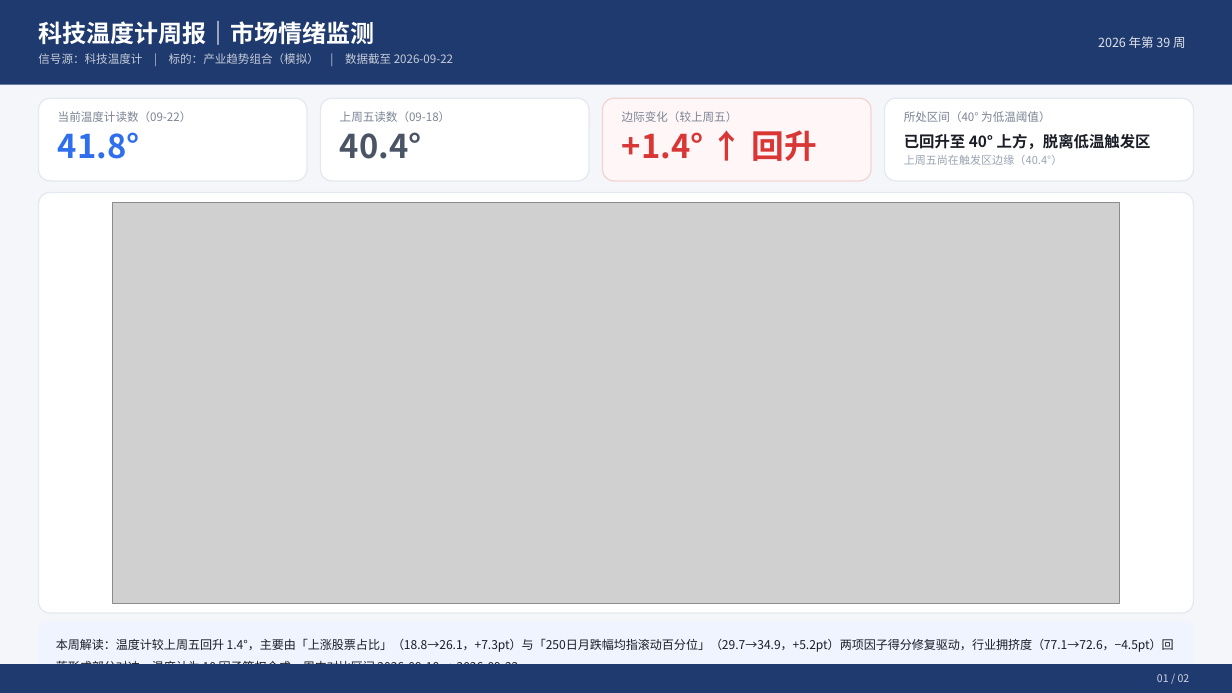
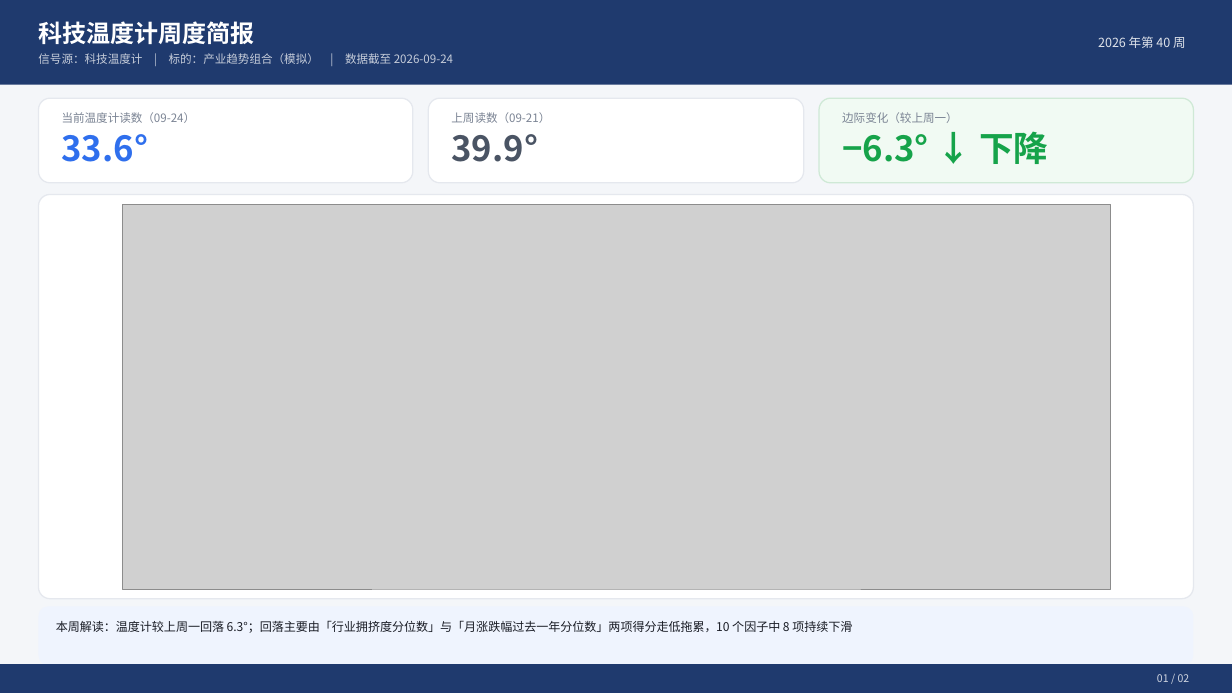
Before and after one commit to marvinbai303-ops/workbuddy, a slide deck: slide 1 of 温度计+新闻/科技温度计周报PPT/科技温度计周报.pptx. Drawn at 1232x693 pixels with LibreOffice and Linux fonts; fonts in the diff are those of the drawing; grey boxes stand for pictures. Boxes give left, top, right and bottom in pixels: in the first picture for what was removed or moved away, otherwise in the second. Text is boxed around its words. In the diff, an @@ line names an element or a change of style, - is before the commit and + after.

```diff
--- a/温度计+新闻/科技温度计周报PPT/科技温度计周报.pptx
+++ b/温度计+新闻/科技温度计周报PPT/科技温度计周报.pptx
@@ text at <box>38,21,254,44</box>: text changed @@
-科技温度计周报｜市场情绪监测
+科技温度计周度简报
@@ text at <box>38,53,453,64</box>: text changed @@
-信号源：科技温度计 | 标的：产业趋势组合（模拟） | 数据截至 2026-09-22
+信号源：科技温度计 | 标的：产业趋势组合（模拟） | 数据截至 2026-09-24
@@ text at <box>1098,36,1186,48</box>: text changed @@
-2026 年第 39 周
+2026 年第 40 周
@@ rounded rectangle: place and size @@
-rounded rectangle at <box>39,98,308,181</box>
+rounded rectangle at <box>39,98,413,183</box>
@@ text at <box>62,112,196,123</box>: text changed @@
-当前温度计读数（09-22）
+当前温度计读数（09-24）
@@ proportions changed in 4 elements at <box>39,194,1194,599</box>, <box>39,606,1194,665</box>, <box>39,98,413,183</box>, <box>429,98,804,183</box> @@
@@ rounded rectangle: place and size @@
-rounded rectangle at <box>321,98,590,181</box>
+rounded rectangle at <box>429,98,804,183</box>
@@ text at <box>451,112,550,123</box>: text changed @@
-上周五读数（09-18）
+上周读数（09-21）
@@ rounded rectangle removed at <box>603,98,872,181</box> @@
@@ rounded rectangle: place and size @@
-rounded rectangle at <box>884,98,1193,181</box>
+rounded rectangle at <box>819,98,1193,183</box>
@@ rounded rectangle at <box>819,98,1193,183</box>: fill #FFFFFF to #F1FAF3; outline #E5E8EE 1 pt to #CFE9D6 1 pt; proportions changed @@
@@ text at <box>842,112,958,123</box>: text changed @@
-边际变化（较上周五）
+边际变化（较上周一）
@@ text removed at <box>904,111,1050,122</box> @@
-所处区间（40° 为低温阈值）
@@ text removed at <box>58,132,140,159</box> @@
-41.8°
@@ text added at <box>62,134,149,162</box>, 27 pt, text #2F6FED, bold @@
+33.6°
@@ text removed at <box>340,132,422,159</box> @@
-40.4°
@@ text added at <box>451,134,538,162</box>, 27 pt, text #4A5464, bold @@
+39.9°
@@ text removed at <box>622,130,817,161</box> @@
-+1.4° ↑ 回升
@@ text added at <box>842,131,1048,164</box>, 27 pt, text #16A34A, bold @@
+−6.3° ↓ 下降
@@ text removed at <box>904,134,1151,149</box> @@
-已回升至 40° 上方，脱离低温触发区
@@ text removed at <box>904,155,1063,165</box> @@
-上周五尚在触发区边缘（40.4°）
@@ rounded rectangle: place and size @@
-rounded rectangle at <box>39,192,1194,613</box>
+rounded rectangle at <box>39,194,1194,599</box>
@@ picture: place and size @@
-picture at <box>113,202,1120,604</box>
+picture at <box>122,204,1111,590</box>
@@ rounded rectangle: place and size @@
-rounded rectangle at <box>39,621,1194,684</box>
+rounded rectangle at <box>39,606,1194,665</box>
@@ text at <box>56,620,852,633</box>: text changed @@
-本周解读：温度计较上周五回升 1.4°，主要由「上涨股票占比」（18.8→26.1，+7.3pt）与「250日月跌幅均指滚动百分位」（29.7→34.9，+5.2pt）两项因子得分修复驱动，行业拥挤度（77.1→72.6，−4.5pt）回落形成部分对冲。温度计为 10 因子等权合成，周内对比区间 2026-09-18 → 2026-09-22。
+本周解读：温度计较上周一回落 6.3°；回落主要由「行业拥挤度分位数」与「月涨跌幅过去一年分位数」两项得分走低拖累，10 个因子中 8 项持续下滑
```
Also in this commit, not shown: 1 other slide changed, 4 other files.
